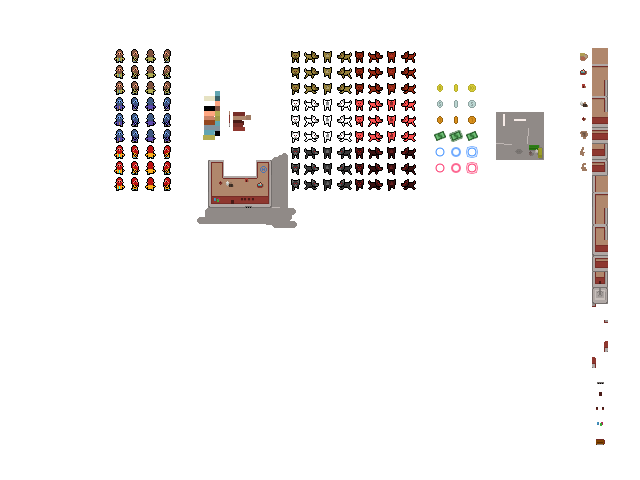
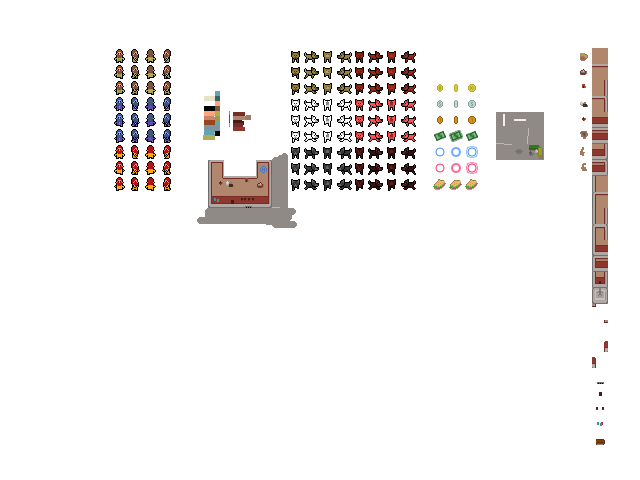
Before/after of a (640, 480) layered artwork. What changed in the layer stack:
renamed "Layer 7" to "Layer 8 copy", opacity 69% → 100%, blend multiply → normal, painted on it over [433, 179, 478, 190]
removed layer "Layer 5" over [433, 179, 478, 190]
